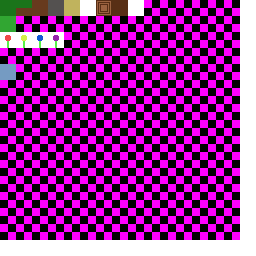
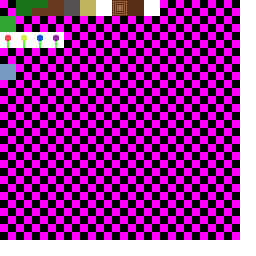
Comparing the layer stacks of the two 256 × 256 images. Changes:
painted on "atlas.png" over [0, 0, 160, 16]
